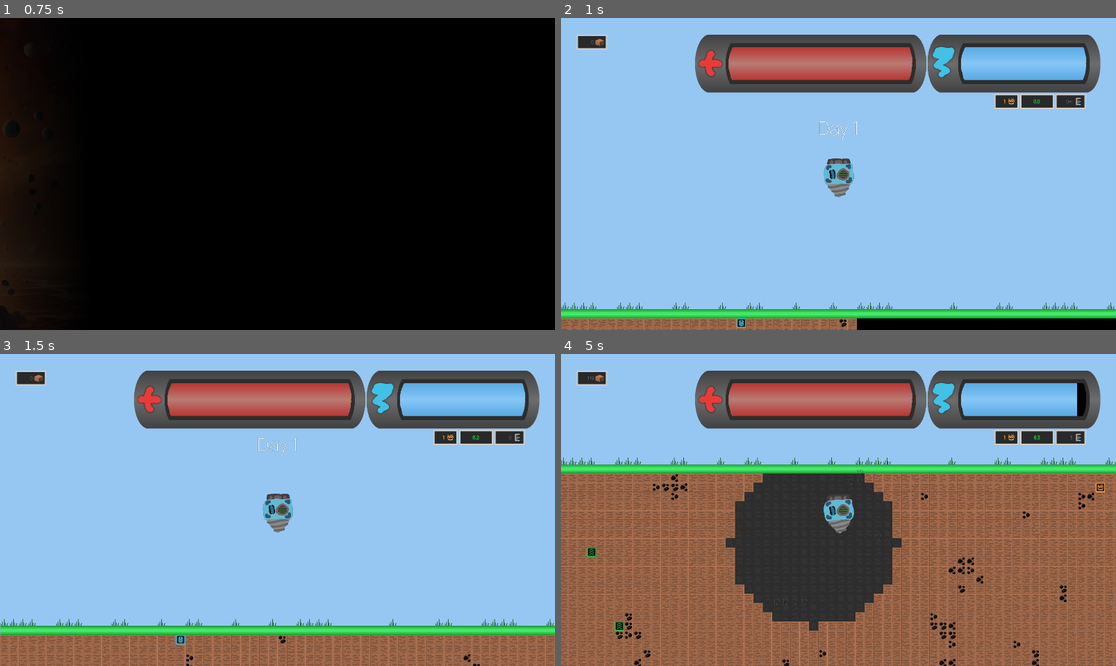
Above: before the commit, frames 1-4 (two rows, left to right).
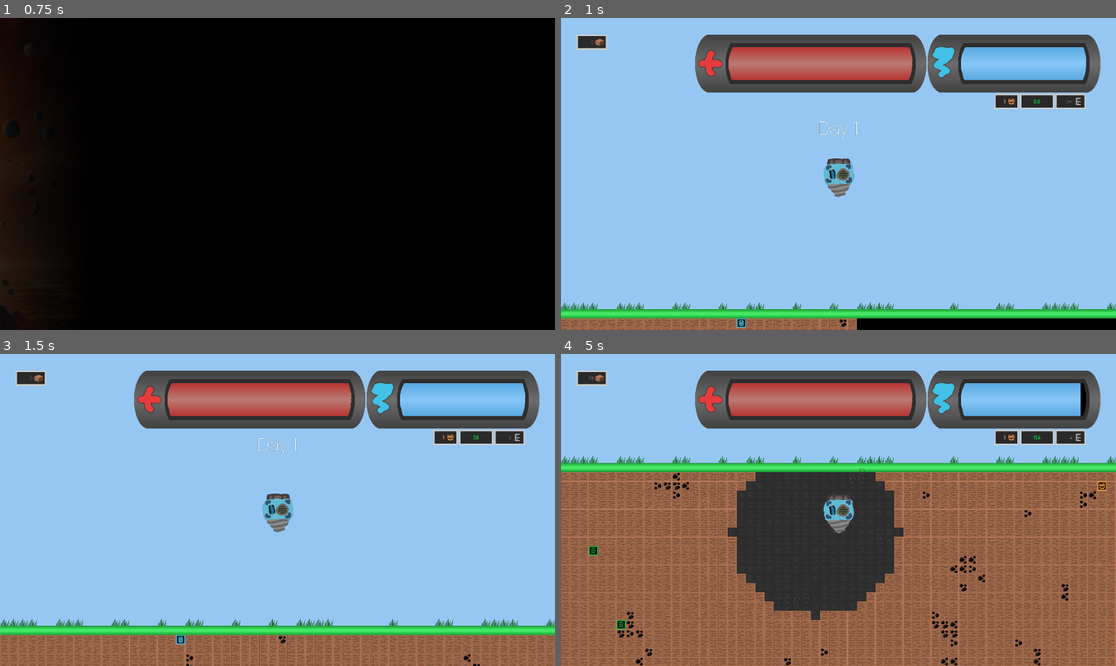
Above: after the commit, the same moments.

Repository: artmouse155/dig-game
Game: Godot game, scene res://Scenes/mainScene.tscn
Same seed, same stepped clock (60 frames per second), same inputs: the game is played once before the commit and once after it.
Inputs (mouse positions are in pixels of both pictures, inside the frame that each line leads up to):
- Up to frame 1 (0.75 s): click "New Game" at 0.5 s
- Up to frame 2 (1 s): no input
- Up to frame 3 (1.5 s): tap Enter at 1.25 s; move the mouse to (399, 494) at 1.27 s; hold Right (player_turn_right) from 1.28 s (still down); tap Shift (boost) at 1.35 s; click (399, 494) at 1.42 s
- Up to frame 4 (5 s): tap P (shop) at 1.52 s; release Right (player_turn_right) at 2 s; click "New Day" at 2 s; drag from (727, 525) to (810, 572) at 2.77 s; move the mouse to (894, 441) at 3.52 s; hold Right (player_turn_right) 3.53-4.25 s; hold Ctrl 3.53-4.25 s; click (894, 441) at 3.67 s; tap Shift (boost) at 3.8 s; drag from (810, 572) to (672, 463) at 4.27 s

Frame 1 is identical in both runs. In frame 2, 0.3% of the frame differs, in the area x 0-100%, y 91-94%; in frame 3, 0.3%; in frame 4, 21%, in the area x 0-100%, y 7-100%.

Commit message:
new drill center, random changes

Diff:
--- a/Scenes/player.tscn
+++ b/Scenes/player.tscn
@@ -7,13 +7,15 @@
 [ext_resource type="Texture2D" uid="uid://dvshq2d8jj6l3" path="res://Assets/Textures/Driller/Drills/mark_1.png" id="5_fw63p"]
 [ext_resource type="Texture2D" uid="uid://v2vavy77oqd2" path="res://Assets/Textures/Driller/Engines/hermes.png" id="6_ycbx2"]
 
-[node name="Player" type="Node2D" node_paths=PackedStringArray("hull_node", "drill_node", "battery_node", "engine_node", "boost_node")]
+[node name="Player" type="Node2D" node_paths=PackedStringArray("hull_node", "drill_node", "battery_node", "engine_node", "boost_node", "drill_center", "polygon")]
 script = ExtResource("1_ob06n")
 hull_node = NodePath("HBoxContainer/VBoxContainer/HullTexture")
 drill_node = NodePath("HBoxContainer/VBoxContainer/Bottom/Bottom_Control/DrillAnchor/DrillTexture")
 battery_node = NodePath("HBoxContainer/VBoxContainer/HullTexture/Left/Left_Control/BatteryAnchor/BatteryTexture")
 engine_node = NodePath("HBoxContainer/VBoxContainer/HullTexture/Right/Right_Control/EngineAnchor/EngineTexture")
 boost_node = NodePath("HBoxContainer/VBoxContainer/Top/Top_Control/BoostAnchor/BoostTexture")
+drill_center = NodePath("HBoxContainer/VBoxContainer/Bottom/Bottom_Control")
+polygon = NodePath("HBoxContainer/VBoxContainer/Bottom/Bottom_Control/DrillAnchor/DrillTexture/Polygon2D")
 
 [node name="HBoxContainer" type="HBoxContainer" parent="."]
 anchors_preset = 8
@@ -153,6 +155,10 @@
 grow_horizontal = 2
 texture = ExtResource("5_fw63p")
 
+[node name="Polygon2D" type="Polygon2D" parent="HBoxContainer/VBoxContainer/Bottom/Bottom_Control/DrillAnchor/DrillTexture"]
+visible = false
+polygon = PackedVector2Array(80, 0, 0, 0, 5, 30, 40, 55, 75, 30)
+
 [node name="hull" type="ReferenceRect" parent="."]
 visible = false
 anchors_preset = 8
--- a/Scenes/world.tscn
+++ b/Scenes/world.tscn
@@ -286,15 +286,15 @@
 
 [node name="Player" parent="SubViewportContainer/SubViewport/Player" instance=ExtResource("15_8pfsl")]
 
+[node name="DrillCenter" type="Node2D" parent="SubViewportContainer/SubViewport/Player/Player"]
+position = Vector2(0, 60)
+
 [node name="camera" type="Camera2D" parent="SubViewportContainer/SubViewport/Player" groups=["camera"]]
 
 [node name="Sprite" type="Sprite2D" parent="SubViewportContainer/SubViewport/Player"]
 visible = false
 z_index = 1
 texture = ExtResource("5_uf3c3")
-
-[node name="DrillCenter" type="Node2D" parent="SubViewportContainer/SubViewport/Player/Sprite"]
-position = Vector2(15, 0)
 
 [node name="ChunkRegion" type="Path2D" parent="SubViewportContainer/SubViewport/Player"]
 curve = SubResource("Curve2D_enevc")
--- a/Scripts/World.gd
+++ b/Scripts/World.gd
@@ -52,8 +52,8 @@
 
 const LIGHT_RADIUS = 9
 
-const DRILL_RADIUS = 1.8
-const PLAYER_RADIUS = DRILL_RADIUS - .3
+var drill_radius = 1.8
+var player_radius = 1.5
 const BOMB_RADIUS = 9
 
 #inside of light_radius
@@ -185,27 +185,28 @@
 		var center_tile = tilemap.local_to_map(%Player.position)
 		light_up_around_coords(center_tile)
 
-		center_tile = tilemap.local_to_map(%Player/Sprite/DrillCenter.global_position)
+		center_tile = tilemap.local_to_map(%Player.player_texture.get_drill_center().global_position)
 		var resistance = false
 		var colliding = false
 
 		var min_damage = %Player.drill_speed
 		var max_damage = min_damage * %Player.player_closeness_drill_speed_multiplier
 
-		for x in range(1 + (2 * DRILL_RADIUS)):
-			for y in range(1 + (2 * DRILL_RADIUS)):
-				var tile_pos = center_tile - Vector2i(x,y) + Vector2i(Vector2i.ONE * floor(DRILL_RADIUS))
-				var tile_distance = tilemap.map_to_local(tile_pos).distance_to(%Player/Sprite/DrillCenter.global_position) / Game.TILE_WIDTH
+		for x in range(1 + (2 * drill_radius)):
+			for y in range(1 + (2 * drill_radius)):
+				var tile_pos = center_tile - Vector2i(x,y) + Vector2i(Vector2i.ONE * floor(drill_radius))
+				var tile_distance = ((Vector2(tile_pos) + Vector2(.5, .5)) * Game.TILE_WIDTH).distance_to(%Player.player_texture.get_drill_center().global_position) / Game.TILE_WIDTH
 
 				#the ratio of closeness to center of driller: 0 is outside, 1 is inside
-				#var closeness_ratio = 1 - (tile_distance - PLAYER_RADIUS) / float(DRILL_RADIUS - PLAYER_RADIUS)
+				#var closeness_ratio = 1 - (tile_distance - player_radius) / float(drill_radius - player_radius)
 				var closeness_ratio = 0
 				var damage = (closeness_ratio * (max_damage - min_damage)) + min_damage
 
-				if tile_distance <= (DRILL_RADIUS):
+				if tile_distance <= (drill_radius):
+				#if %Player/Player.is_global_point_in_polygon((Vector2(tile_pos) + Vector2(.5, .5)) * Game.TILE_WIDTH):
 					if tile_exists(tile_pos):
 						resistance = true
-						if tilemap.map_to_local(tile_pos).distance_to(%Player/Sprite.global_position) / Game.TILE_WIDTH <= (PLAYER_RADIUS):
+						if tilemap.map_to_local(tile_pos).distance_to(%Player.player_texture.global_position) / Game.TILE_WIDTH <= (player_radius):
 							colliding = true
 					damage_tile(tile_pos, damage * delta)
 		%Player.experiencing_resistance = resistance
@@ -241,29 +242,6 @@
 
 						if tile_distance <= (BOMB_RADIUS):
 							damage_tile(tile_pos, 999)
-
-	#if ev is InputEventMouseMotion:
-		#var center_tile = tilemap.local_to_map(get_local_mouse_position())
-		#light_up_around_coords(center_tile)
-
-func reset():
-	chunks = {}
-	for i in gen_data:
-		i.noise_res.seed = randi()
-
-	gameover.hide()
-	%Player.position = %Player.starting_pos
-	%Player/Sprite.rotation = %Player.base_angle
-	%Player.velocity = 0
-	%Player.durability = %Player.BASE_DURABILITY
-	%Player.energy = %Player.BASE_ENERGY
-	tilemap.clear()
-	generate_chunk(Vector2.ZERO)
-	score = 0
-	get_points(0)
-	Game.paused = false
-
-	%HFollow/PB.position.y = Game.player_data.record_depth * Game.TILE_WIDTH
 
 func mine_tile(coords, points):
 	if tile_exists(coords):
--- a/Scripts/player.gd
+++ b/Scripts/player.gd
@@ -4,9 +4,14 @@
 
 @export var hull_node : TextureRect
 @export var drill_node : TextureRect
+#the height of the drill texture is our drill radius
+
 @export var battery_node : TextureRect
 @export var engine_node : TextureRect
 @export var boost_node : TextureRect
+
+@export var drill_center : Control
+@export var polygon : Polygon2D
 
 var player_scale = 1
 
@@ -24,6 +29,9 @@
 	set_component_visual_data(engine_node, player_data.engine)
 	set_component_visual_data(boost_node, player_data.boost)
 
+func get_drill_center() -> Control:
+	return drill_center
+
 func set_component_visual_data(component : Node, data : DrillerComponentObject):
 	if component:
 		var offset = data.offset
@@ -35,3 +43,6 @@
 	player_scale = _scale
 	if hull_node:
 		scale = player_scale * Vector2.ONE
+
+func is_global_point_in_polygon(pt : Vector2):
+	return Geometry2D.is_point_in_polygon(pt - polygon.global_position, polygon.polygon)
--- a/Scripts/world_Player.gd
+++ b/Scripts/world_Player.gd
@@ -29,24 +29,27 @@
 var experiencing_resistance = false
 var colliding = false
 
-var BASE_ENERGY = 100
+var total_energy = 100
 const ENERGY_DECAY_RATE = 10
-var energy = BASE_ENERGY
+var energy = total_energy
 
-var BASE_DURABILITY = 1000
+var total_durability = 1000
 const DURABILITY_DECAY_RATE = 10
-var durability = BASE_DURABILITY
-
-var fake_velocity = 40
+var durability = total_durability
 
 func _ready():
+	var drill_scale = Game.player_data.hull.drill_scale
+	world.player_radius =  drill_scale * Game.player_data.hull.actual_texture.get_height() / float(Game.TILE_WIDTH)
+	world.drill_radius = drill_scale * Game.player_data.drill.actual_texture.get_height() / float(Game.TILE_WIDTH)
+	print("new drill radius: " + str(world.drill_radius))
+	print("new player radius: " + str(world.player_radius))
 	position = starting_pos
 	set_sprite_rotation()
 	if not Debug.override_player_durability_and_energy:
-		BASE_DURABILITY = Game.player_data.get_buff_amount("durability")
-		BASE_ENERGY = Game.player_data.get_buff_amount("energy")
-		durability = BASE_DURABILITY
-		energy = BASE_ENERGY
+		total_durability = Game.player_data.get_buff_amount("durability")
+		total_energy = Game.player_data.get_buff_amount("energy")
+		durability = total_durability
+		energy = total_energy
 
 
 	if Debug.best_driller:
@@ -64,7 +67,7 @@
 			durability -= DURABILITY_DECAY_RATE * delta
 		else:
 			velocity = clamp(velocity + (acceleration * delta), 0, max_speed)
-		position += Vector2(-sin(driller_angle),cos(driller_angle)) * velocity * delta
+		position += (Vector2.DOWN * velocity * delta).rotated(driller_angle)
 		if position.y > 0:
 			if Input.is_action_pressed("player_turn_left"):
 				driller_angle = clamp(driller_angle + (rotational_velocity * delta), -degrees_of_freedom, degrees_of_freedom)
@@ -96,10 +99,10 @@
 	player_texture.rotation = driller_angle
 
 func update_bars():
-	%Durability.value = (durability / float(BASE_DURABILITY)) * %Durability.max_value
-	%Energy.value = (energy / float(BASE_ENERGY)) * %Energy.max_value
+	%Durability.value = (durability / float(total_durability)) * %Durability.max_value
+	%Energy.value = (energy / float(total_energy)) * %Energy.max_value
 
 func update_hud():
 	%Depth.text = str(floor(max(0,position.y) / Game.TILE_WIDTH))
-	%Speed.text = str(floor(10 * (velocity / fake_velocity)) / 10.0)
+	%Speed.text = str(floor(10 * (velocity / Game.TILE_WIDTH)) / 10.0)
 	%Turbo.text = str(turbos)
Binary file changed: Assets/Textures/Tiles/tilemap_small.png
